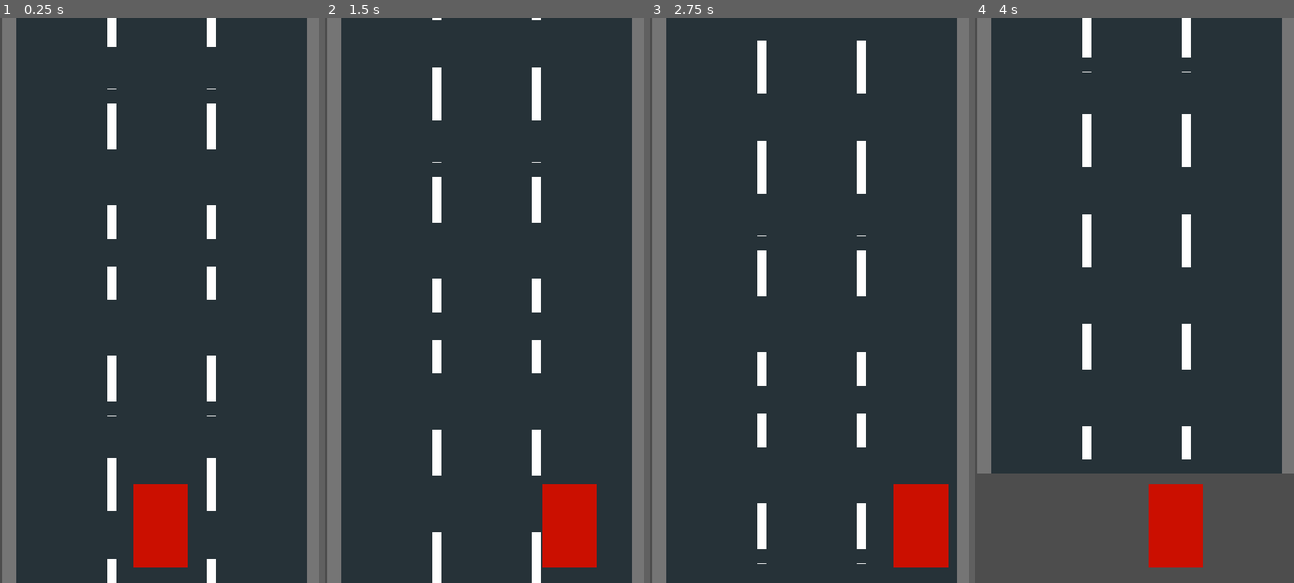
Above: before the commit, frames 1-4 (left to right).
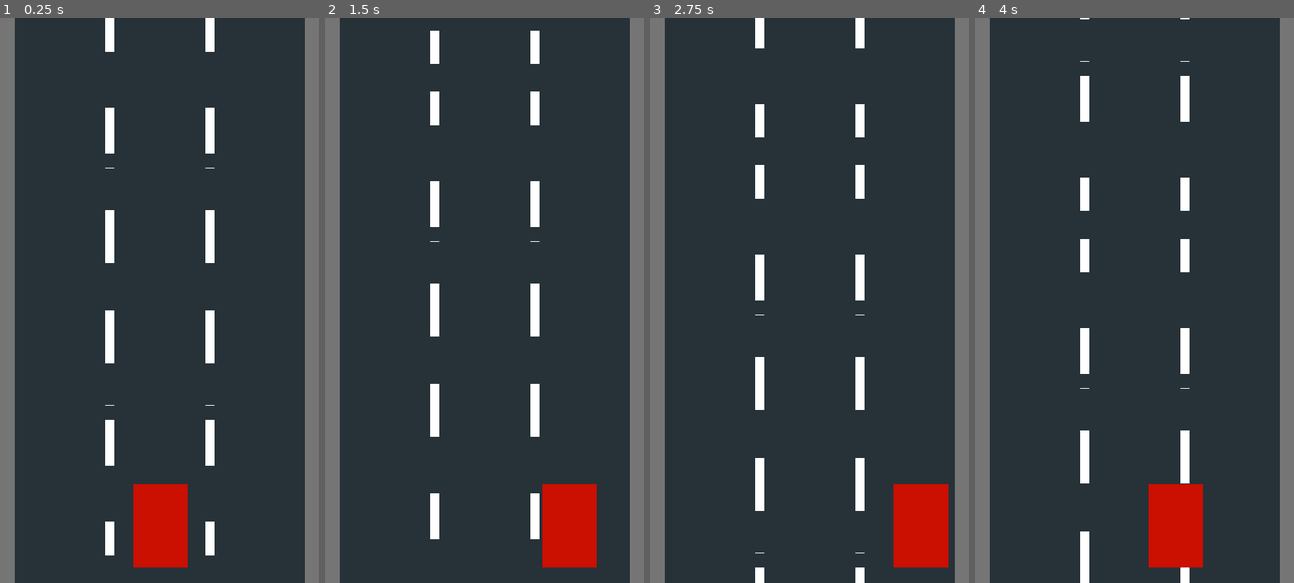
Above: after the commit, the same moments.

Repository: schadha2w/RoadMayhem
Game: Godot game, scene res://Scene/main.tscn
The game is run twice, just before and just after one commit, with the same random seed, the same clock (stepped at 60 frames per second) and the same inputs.
Inputs:
- Up to frame 1 (0.25 s): no input
- Up to frame 2 (1.5 s): hold Right (ui_right) 0.53-1.28 s; hold Left (ui_left) from 1.28 s (still down)
- Up to frame 3 (2.75 s): release Left (ui_left) at 2.03 s; hold Right (ui_right) from 2.03 s (still down)
- Up to frame 4 (4 s): release Right (ui_right) at 3.53 s; hold Left (ui_left) from 3.53 s (still down)

The runs differ from the first frame. In frame 1, 5.3% of the frame differs, in the area x 0-97%, y 0-100%; in frame 2, 5.3%; in frame 3, 5.3%; in frame 4, 21%, in the area x 0-100%, y 0-100%.

Commit message:
fixed road error

Diff:
--- a/Scene/Player.tscn
+++ b/Scene/Player.tscn
@@ -1,6 +1,6 @@
 [gd_scene load_steps=3 format=3 uid="uid://d1mpswf3cyen4"]
 
-[ext_resource type="Script" path="res://Scene/player.gd" id="1_3te80"]
+[ext_resource type="Script" path="res://Scripts/player.gd" id="1_3te80"]
 
 [sub_resource type="RectangleShape2D" id="RectangleShape2D_a5gue"]
 size = Vector2(90, 141)
--- a/Scene/main.tscn
+++ b/Scene/main.tscn
@@ -1,9 +1,10 @@
-[gd_scene load_steps=7 format=3 uid="uid://d1o5cmmtxhvu7"]
+[gd_scene load_steps=8 format=3 uid="uid://d1o5cmmtxhvu7"]
 
 [ext_resource type="PackedScene" uid="uid://d1mpswf3cyen4" path="res://Scene/Player.tscn" id="1_647k2"]
 [ext_resource type="Texture2D" uid="uid://kmvww403s6u6" path="res://Assets/road.png" id="1_blpgp"]
 [ext_resource type="Script" path="res://Scripts/camera.gd" id="2_beba1"]
 [ext_resource type="Texture2D" uid="uid://dpxg0tsgx42f3" path="res://Assets/Road 2.png" id="3_lbovs"]
+[ext_resource type="Script" path="res://Scripts/collisionForCar.gd" id="5_a614i"]
 
 [sub_resource type="RectangleShape2D" id="RectangleShape2D_i3h08"]
 size = Vector2(24, 1920)
@@ -16,15 +17,15 @@
 [node name="CharacterBody2D" type="CharacterBody2D" parent="."]
 
 [node name="Player" parent="." instance=ExtResource("1_647k2")]
-position = Vector2(-139, 160)
+position = Vector2(-139, 847)
 
 [node name="Camera2D" type="Camera2D" parent="."]
-position = Vector2(-100, -154)
+position = Vector2(-100, 533)
 script = ExtResource("2_beba1")
 
 [node name="ParallaxBackground" type="ParallaxBackground" parent="."]
-offset = Vector2(373, 600)
-transform = Transform2D(1, 0, 0, 1, 373, 600)
+offset = Vector2(99, 385)
+transform = Transform2D(1, 0, 0, 1, 99, 385)
 
 [node name="ParallaxLayer" type="ParallaxLayer" parent="ParallaxBackground"]
 motion_mirroring = Vector2(0, 960)
@@ -37,8 +38,12 @@
 [node name="Road2" type="Sprite2D" parent="ParallaxBackground/ParallaxLayer"]
 position = Vector2(-470, -380)
 texture = ExtResource("3_lbovs")
+centered = false
+region_enabled = true
+region_rect = Rect2(0, 0, 542, 960)
 
 [node name="StaticBody2D" type="StaticBody2D" parent="."]
+script = ExtResource("5_a614i")
 
 [node name="CollisionShape2D2" type="CollisionShape2D" parent="StaticBody2D"]
 position = Vector2(162, 700)
@@ -47,3 +52,8 @@
 [node name="CollisionShape2D" type="CollisionShape2D" parent="StaticBody2D"]
 position = Vector2(-356, 700)
 shape = SubResource("RectangleShape2D_rx7t1")
+
+[node name="Road2" type="Sprite2D" parent="."]
+visible = false
+position = Vector2(-97, 2140)
+texture = ExtResource("3_lbovs")
--- /dev/null
+++ b/Scripts/collisionForCar.gd
@@ -0,0 +1,11 @@
+extends StaticBody2D
+
+
+# Called when the node enters the scene tree for the first time.
+func _ready() -> void:
+	pass # Replace with function body.
+
+
+# Called every frame. 'delta' is the elapsed time since the previous frame.
+func _process(delta: float) -> void:
+	global_position.y = get_node("/root/Node2D/Player").global_position.y - 314
Renamed: Scene/player.gd -> Scripts/player.gd
